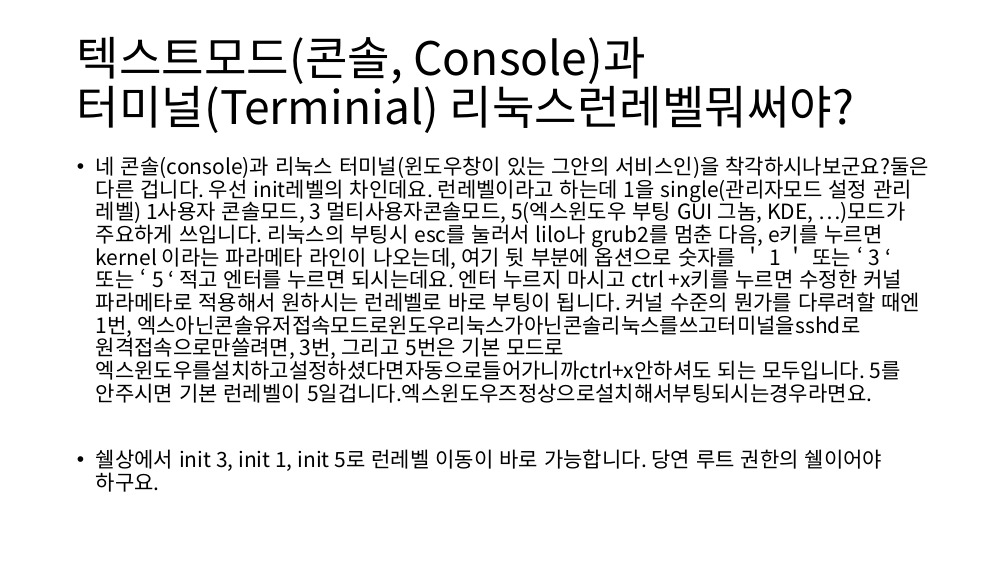
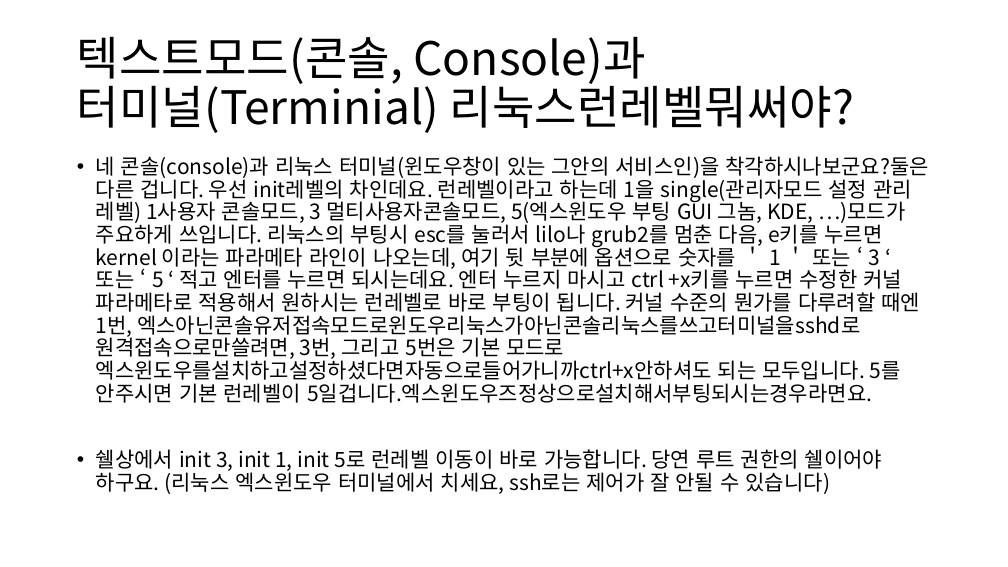
Before and after one commit to tkopppop/CveSs, a slide deck: slide 11 of 바이너리디핑론과부가적해킹기법들소개.pptx. Drawn at 1008x567 pixels with LibreOffice and Linux fonts; fonts in the diff are those of the drawing. Boxes give left, top, right and bottom in pixels: in the first picture for what was removed or moved away, otherwise in the second. Text is boxed around its words. In the diff, an @@ line names an element or a change of style, - is before the commit and + after.

```diff
--- a/바이너리디핑론과부가적해킹기법들소개.pptx
+++ b/바이너리디핑론과부가적해킹기법들소개.pptx
@@ text at (96,449,882,494): text changed @@
-• 쉘상에서 init 3, init 1, init 5로 런레벨 이동이 바로 가능합니다. 당연 루트 권한의 쉘이어야 하구요.
+• 쉘상에서 init 3, init 1, init 5로 런레벨 이동이 바로 가능합니다. 당연 루트 권한의 쉘이어야 하구요. (리눅스 엑스윈도우 터미널에서 치세요, ssh로는 제어가 잘 안될 수 있습니다)
```
